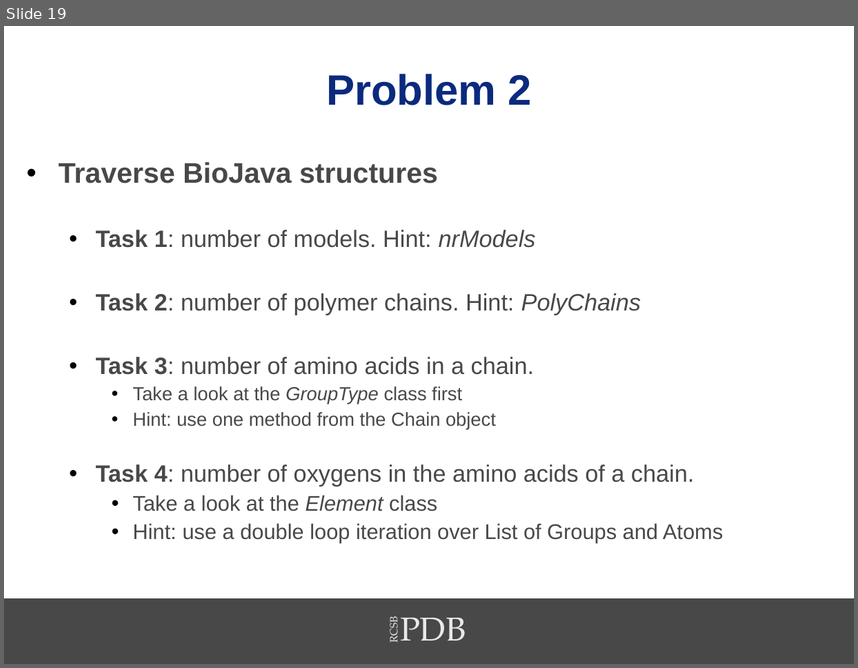
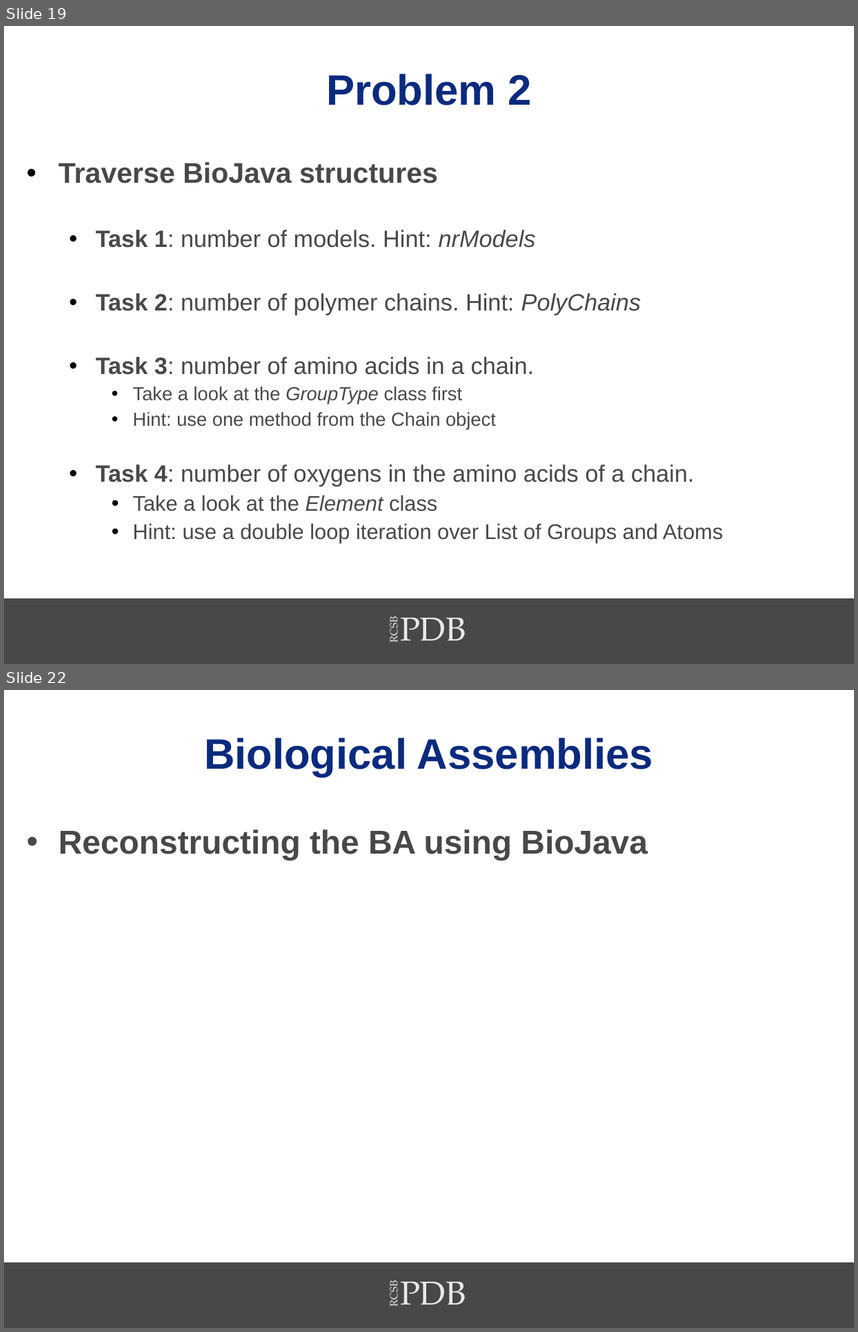
Before and after one commit to sbl-sdsc/mmtf-workshop-2017, a slide deck: 6-biojava/MMTF2017-BioJava.pptx. Shown one above the other, each under a label of ours: slide 19 before the commit, slides 19 and 22 after it; the slides between them are not shown. The pictures are 858x668 and 858x1332 pixels, drawn with LibreOffice and Linux fonts; fonts in the diff are those of the drawing; background and template pictures are left out. Boxes give left, top, right and bottom in pixels: in the first picture for what was removed or moved away, otherwise in the second. Text is boxed around its words. In the diff, an @@ line names an element or a change of style, - is before the commit and + after.

```diff
--- a/6-biojava/MMTF2017-BioJava.pptx
+++ b/6-biojava/MMTF2017-BioJava.pptx
@@ slide 22 added at (4, 690, 854, 1328), background #FFFFFF; not listed: 3 template elements that a slide beside it also shows @@
@@ title added at (204, 738, 653, 777), 36 pt, text #0B2A7E, bold @@
+Biological Assemblies
@@ text added at (59, 829, 648, 860), 28 pt, text #484848, bold @@
+• Reconstructing the BA using BioJava
```
Also in this commit, not shown: 6 slides changed, 4 other slides added, 1 slide removed, 1 other file.
